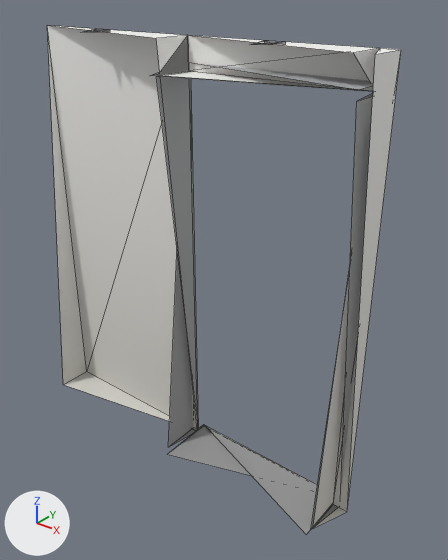
The glTF model models/kit/doorWallM_concrete_meshin.glb, before and after one commit.
The view is the same before and after, from a 50 mm lens placed at (1.96, -2.1, 2.42), pointed at (0.19, 0.12, 1.05). Every picture has the same lights, and +X, +Y and +Z are marked at lower left. The older version comes first. Mesh edges are drawn as thin lines. Vertices at exactly the same position are counted once.

Before the edit, the objects in view are built like this:
```python
me_base = bpy.data.meshes.new('base')
me_base.from_pydata(...)  # 50 vertices, 54 faces; spans x -1.0..1.0, y -0.16..0.16, z 0.0..2.21
# faces by material slot: [18, 36]
me_base.materials.append(mat_concrete)
me_base.materials.append(mat_steel)
ob_doorwallm_concrete_meshin = bpy.data.objects.new('doorWallM_concrete_meshin', me_base)
ob_doorwallm_concrete_meshin.location = (0.0, 0.0, 0.0)
```
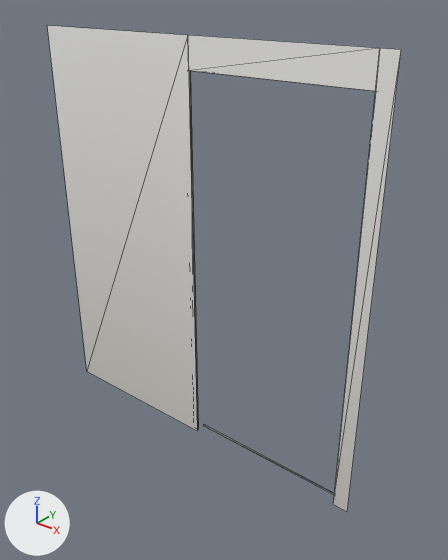
What differs and where, as boxes (x1, y1, x2, y2) in the pictures (448 x 560 px):
```json
{"object": "doorWallM_concrete_meshin", "change": "reshaped", "before": [47, 26, 401, 534], "after": [47, 26, 401, 512]}
{"part": 1, "of": "me_base", "change": "deleted", "before": [250, 40, 286, 45]}
{"part": 2, "of": "me_base", "change": "deleted", "before": [83, 29, 110, 32]}
{"part": 3, "of": "me_base", "change": "deleted", "before": [47, 26, 401, 534]}
```

Scene script edits in JSON lines:
```json
{"block": "me_base", "where": "# used by ob_doorwallm_concrete_meshin; location = (0.0, 0.0, 0.0)"}
{"op": "remove", "block": "me_base", "code": "me_base.from_pydata(...)  # 50 vertices, 54 faces; spans x -1.0..1.0, y -0.16..0.16, z 0.0..2.21"}
{"op": "add", "block": "me_base", "code": "me_base.from_pydata(...)  # 24 vertices, 14 faces; spans x -1.0..1.0, y 0.1..0.16, z 0.0..2.2"}
{"block": "me_base", "change": "me_base part 1: the loose piece of 6 vertices spanning x 0.45..0.55, y -0.05..0.05, z 2.2..2.21 is deleted"}
{"block": "me_base", "change": "me_base part 2: the loose piece of 6 vertices spanning x -0.55..-0.45, y -0.05..0.05, z 2.2..2.21 is deleted"}
{"block": "me_base", "change": "me_base part 3"}
{"block": "me_base", "change": "14 vertices are removed from x -1.0..1.0, y -0.16..-0.1, z 0.0..2.2"}
{"block": "me_base", "change": "28 faces are deleted"}
```
